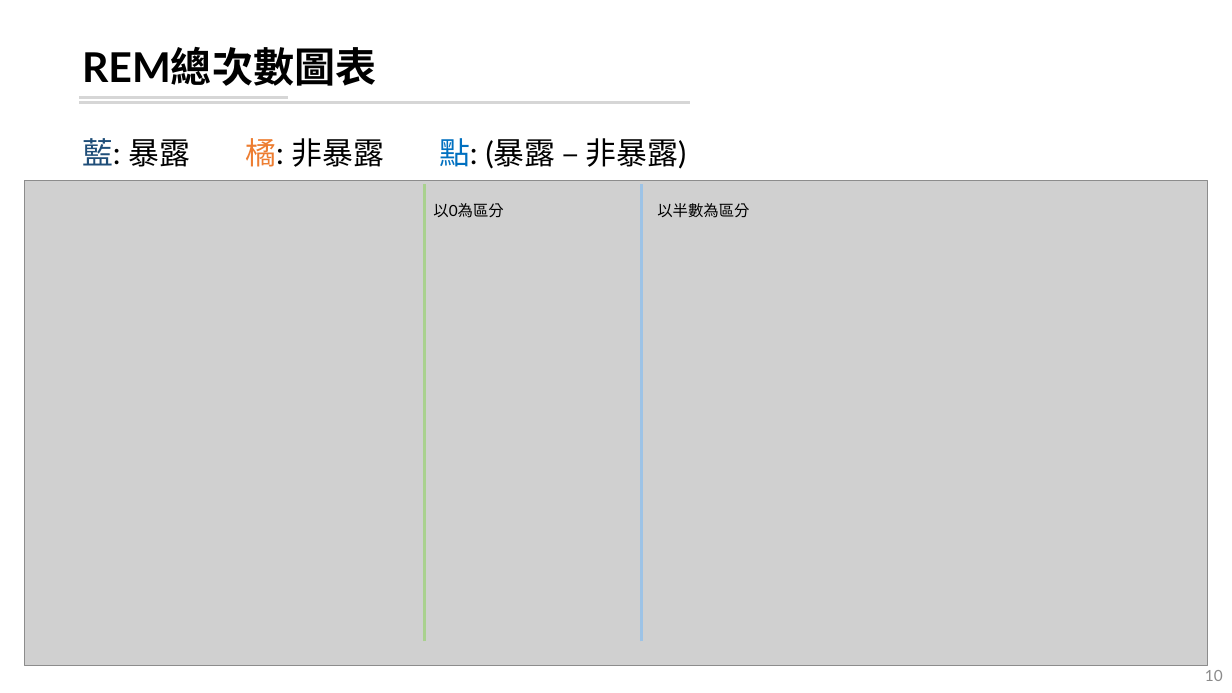
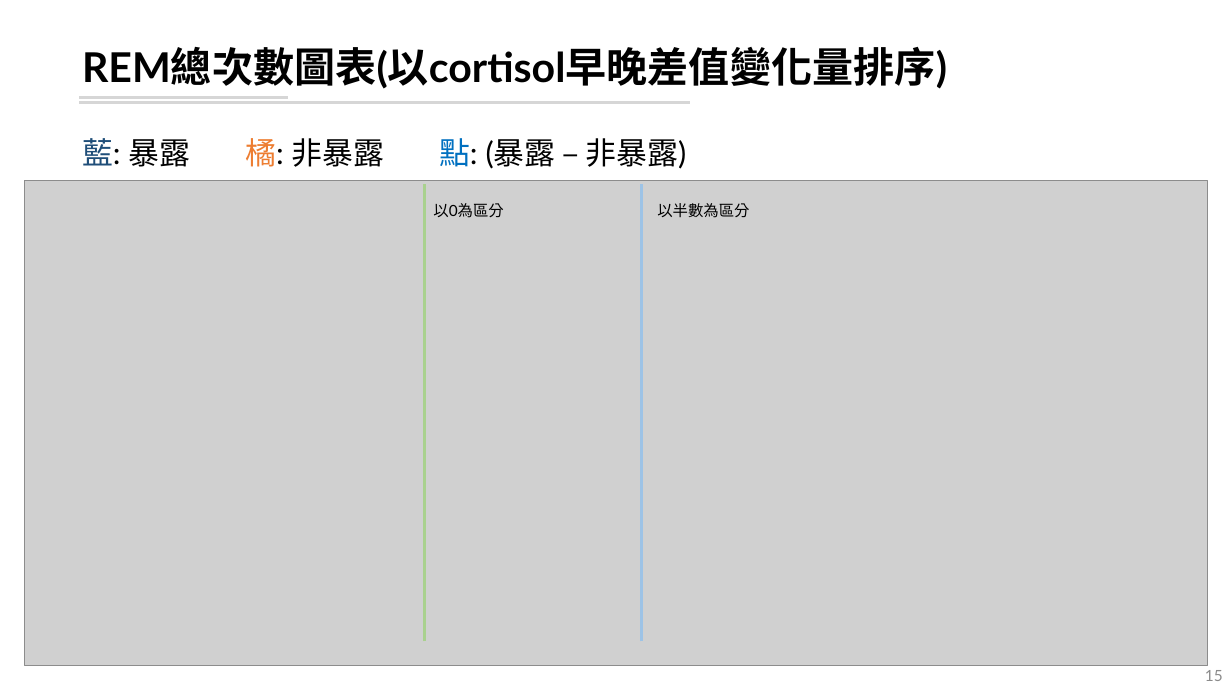
Before and after one commit to leooel97895750/REM_DataMining, a slide deck: slide 15 of 20210804_REM分析.pptx (slide 10 before the commit). Drawn at 1232x693 pixels with LibreOffice and Linux fonts; fonts in the diff are those of the drawing; grey boxes stand for pictures. Boxes give left, top, right and bottom in pixels: in the first picture for what was removed or moved away, otherwise in the second. Text is boxed around its words. In the diff, an @@ line names an element or a change of style, - is before the commit and + after.

```diff
--- a/20210804_REM分析.pptx
+++ b/20210804_REM分析.pptx
@@ title at (82, 47, 947, 89): text changed @@
-REM總次數圖表
+REM總次數圖表(以cortisol早晚差值變化量排序)
@@ page number at (1205, 670, 1223, 681): text changed @@
-10
+15
```
Also in this commit, not shown: 5 other slides changed, 10 slides added, 3 slides removed, 5 other files.
